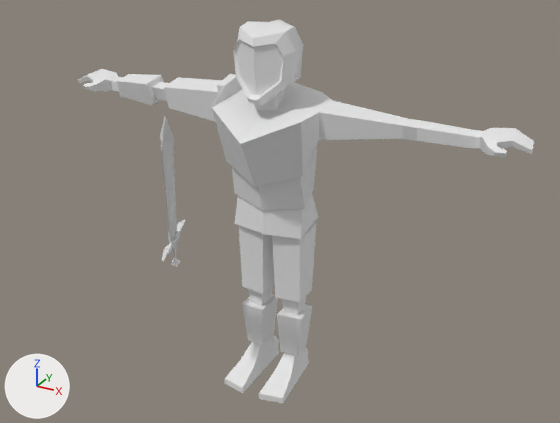
One commit to the FBX model Finsternis/Assets/Meshes/Characters/Siegfried/siegfried.fbx: the scene before it, then after it.
Before and after are seen from a 50 mm camera at (2.0, -3.63, 2.89) aimed at (0.18, -0.32, 1.24). Arrows for +X, +Y and +Z are at lower left; the lights stay in place. Materials are left out; every surface is plain grey. Where no turn or scale is listed for an object, it has been applied to the vertices.

In view in the first picture: 'Sieg_Polygono', 'pCube1'.
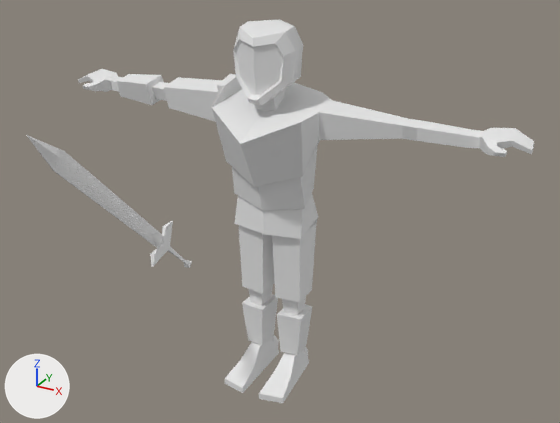
Boxes [x1, y1, x2, y2] around the edits, measured in the pictures (560 x 423 px):
'sword1:pCube1', added: after [26, 135, 192, 268]
'pCube1', deleted: before [160, 115, 186, 267]

Patch to the scene script:
```diff
--- a/Finsternis/Assets/Meshes/Characters/Siegfried/siegfried.fbx.py
+++ b/Finsternis/Assets/Meshes/Characters/Siegfried/siegfried.fbx.py
@@ me_mesh_001_1 @@
+me_mesh_001_1.from_pydata(...)  # 80 vertices, 78 faces; spans x -0.235..0.064, y -0.719..0.145, z -0.167..0.849
@@ ob_pcube1 @@
-ob_pcube1 = bpy.data.objects.new('pCube1', me_mesh_001)
-ob_pcube1.location = (-0.485, -0.388, 0.867)
@@ ob_sword1_pcube1 @@
+ob_sword1_pcube1 = bpy.data.objects.new('sword1:pCube1', me_mesh_001_1)
+ob_sword1_pcube1.location = (-0.478, -0.44, 0.918)
```
